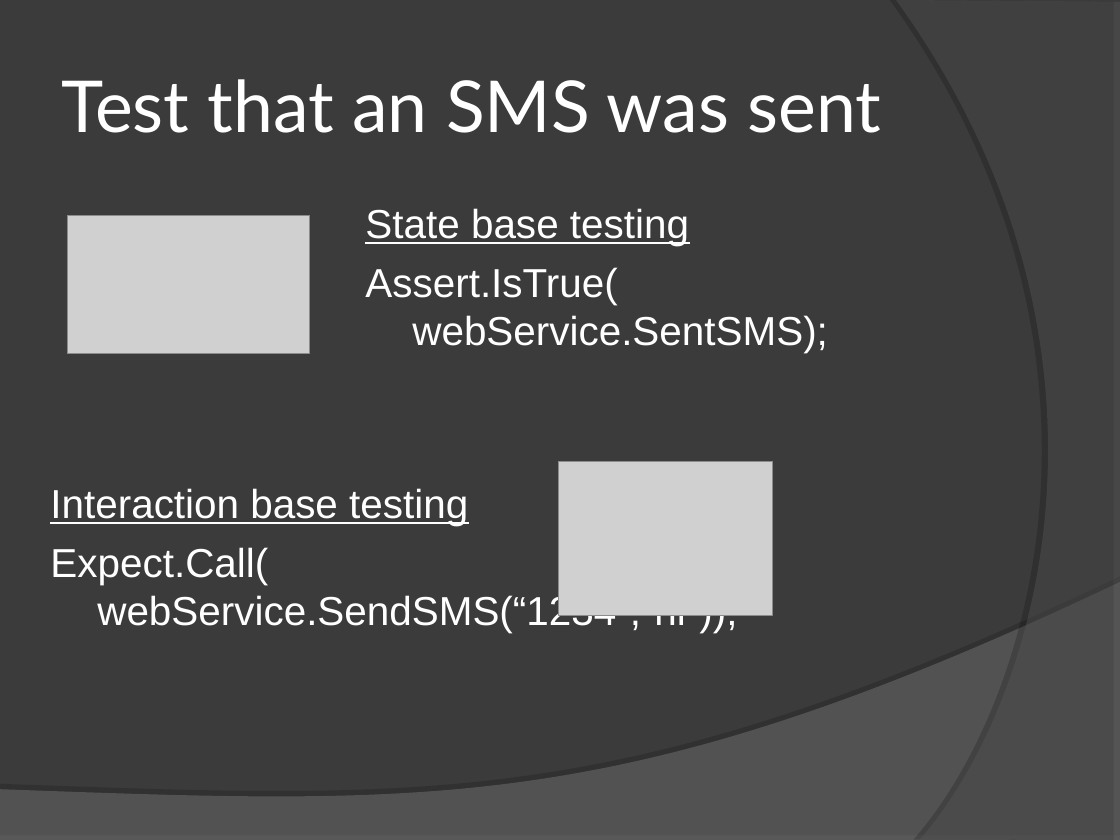
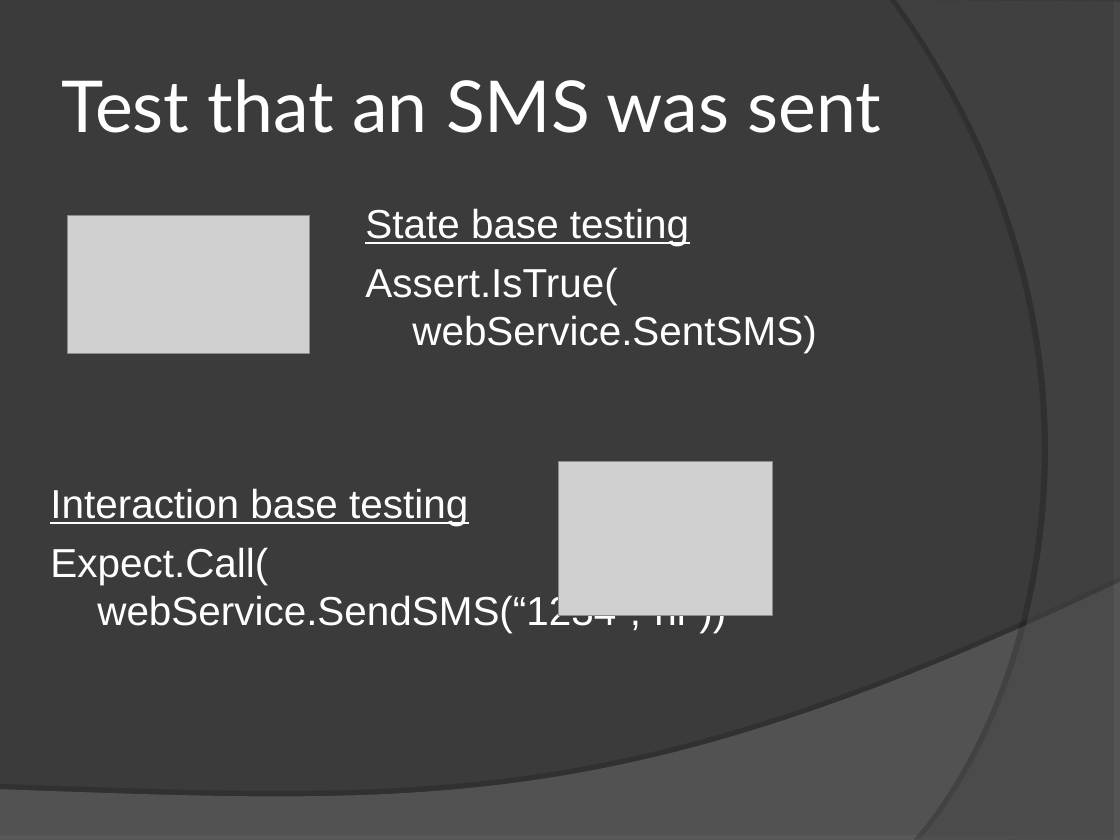
Before and after one commit to codechip/rhino-tools, a slide deck: slide 5 of SampleApplications/InteractionBasedTesting/Interaction based testing With Rhino Mocks.ppt. Drawn at 1120x840 pixels with LibreOffice and Linux fonts; fonts in the diff are those of the drawing; grey boxes stand for pictures. Boxes give left, top, right and bottom in pixels: in the first picture for what was removed or moved away, otherwise in the second. Text is boxed around its words. In the diff, an @@ line names an element or a change of style, - is before the commit and + after.

Commit message:
Updating presentation

```diff
--- a/SampleApplications/InteractionBasedTesting/Interaction based testing With Rhino Mocks.ppt
+++ b/SampleApplications/InteractionBasedTesting/Interaction based testing With Rhino Mocks.ppt
@@ text at (365, 267, 816, 353): text changed @@
-Assert.IsTrue(
-webService.SentSMS);
+Assert.IsTrue(
+webService.SentSMS)
@@ text at (50, 547, 726, 633): text changed @@
-Expect.Call(
-webService.SendSMS(“1234”,”hi”));
+Expect.Call(
+webService.SendSMS(“1234”,”hi”))
```
Also in this commit, not shown: 4 other slides changed.
